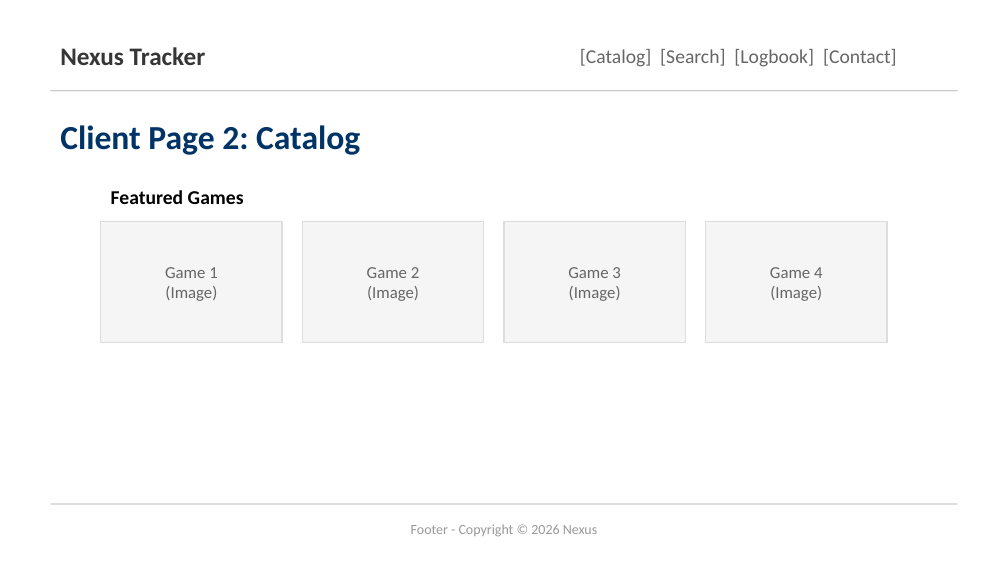
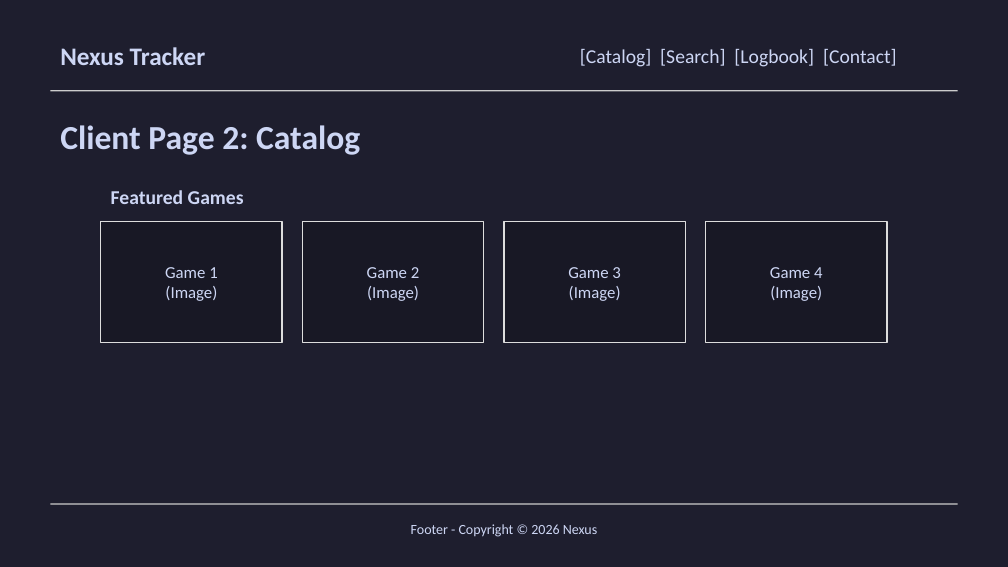
Before and after one commit to jaswanthtk/Nexus-Game-Tracker, a slide deck: slide 2 of .dev_workspace/Project_Wireframes_Proper.pptx. Drawn at 1008x567 pixels with LibreOffice and Linux fonts; fonts in the diff are those of the drawing. Boxes give left, top, right and bottom in pixels: in the first picture for what was removed or moved away, otherwise in the second. Text is boxed around its words. In the diff, an @@ line names an element or a change of style, - is before the commit and + after.

```diff
--- a/.dev_workspace/Project_Wireframes_Proper.pptx
+++ b/.dev_workspace/Project_Wireframes_Proper.pptx
@@ background #FFFFFF to #1E1E2E @@
@@ text "Nexus Tracker" at (60, 47, 206, 65): text colour #363636 to #CDD6F4 @@
@@ text "Client Page 2: Catalog" at (60, 125, 360, 155): text colour #003366 to #CDD6F4 @@
@@ text "Featured Games" at (111, 190, 244, 204): text colour #000000 to #CDD6F4 @@
@@ text colour #666666 to #CDD6F4 in 5 elements at (580, 49, 897, 67), (165, 267, 217, 301), (367, 267, 419, 301), (568, 267, 621, 301), (770, 267, 822, 301) @@
@@ fill #F5F5F5 to #181825 in 4 elements at (101, 222, 282, 343), (302, 222, 484, 343), (504, 222, 685, 343), (706, 222, 887, 343) @@
@@ text "Footer - Copyright © 2026 ..." at (411, 524, 597, 537): text colour #999999 to #CDD6F4 @@
```
Also in this commit, not shown: 13 other slides changed, 22 other files.
